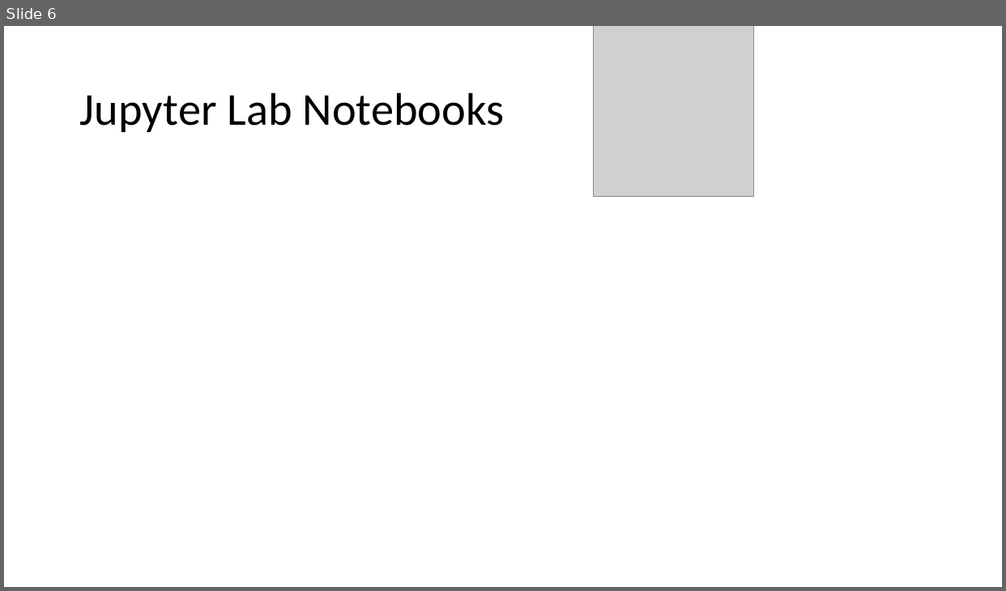
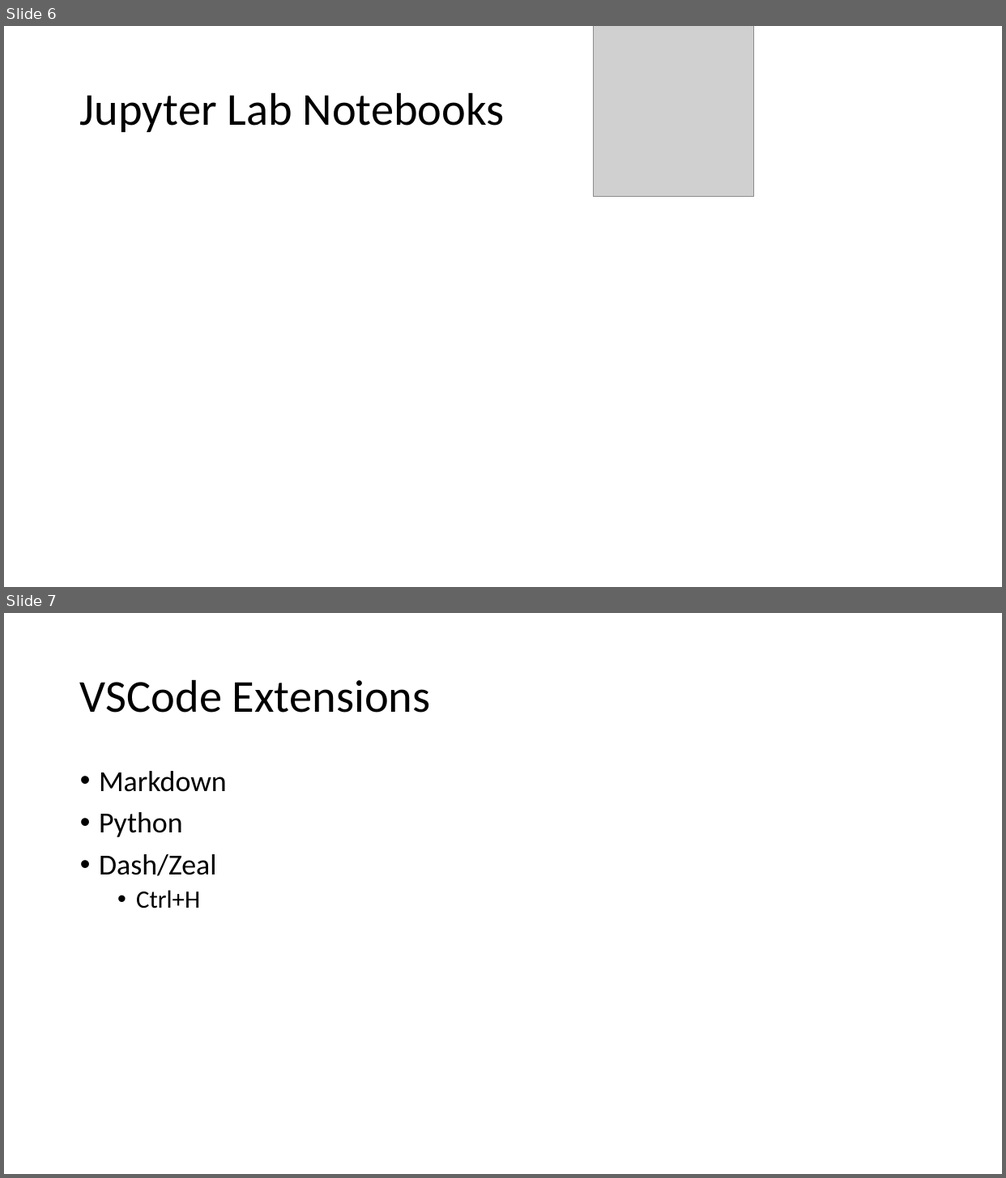
Before and after one commit to mathphysmx/teaching-ml, a slide deck: slides/01_softwareTutorial.pptx. Shown one above the other, each under a label of ours: slide 6 before the commit, slides 6 and 7 after it. The pictures are 1006x591 and 1006x1178 pixels, drawn with LibreOffice and Linux fonts; fonts in the diff are those of the drawing; grey boxes stand for pictures. Boxes give left, top, right and bottom in pixels: in the first picture for what was removed or moved away, otherwise in the second. Text is boxed around its words. In the diff, an @@ line names an element or a change of style, - is before the commit and + after.

Commit message:
update

```diff
--- a/slides/01_softwareTutorial.pptx
+++ b/slides/01_softwareTutorial.pptx
@@ slide 7 added at (4, 613, 1002, 1174), background #FFFFFF @@
@@ title added at (80, 679, 431, 713), 44 pt, text #000000 @@
+VSCode Extensions
@@ text added at (99, 771, 227, 909), 28 pt, text #000000 @@
+• Markdown
+• Python
+• Dash/Zeal
+  • Ctrl+H
```
